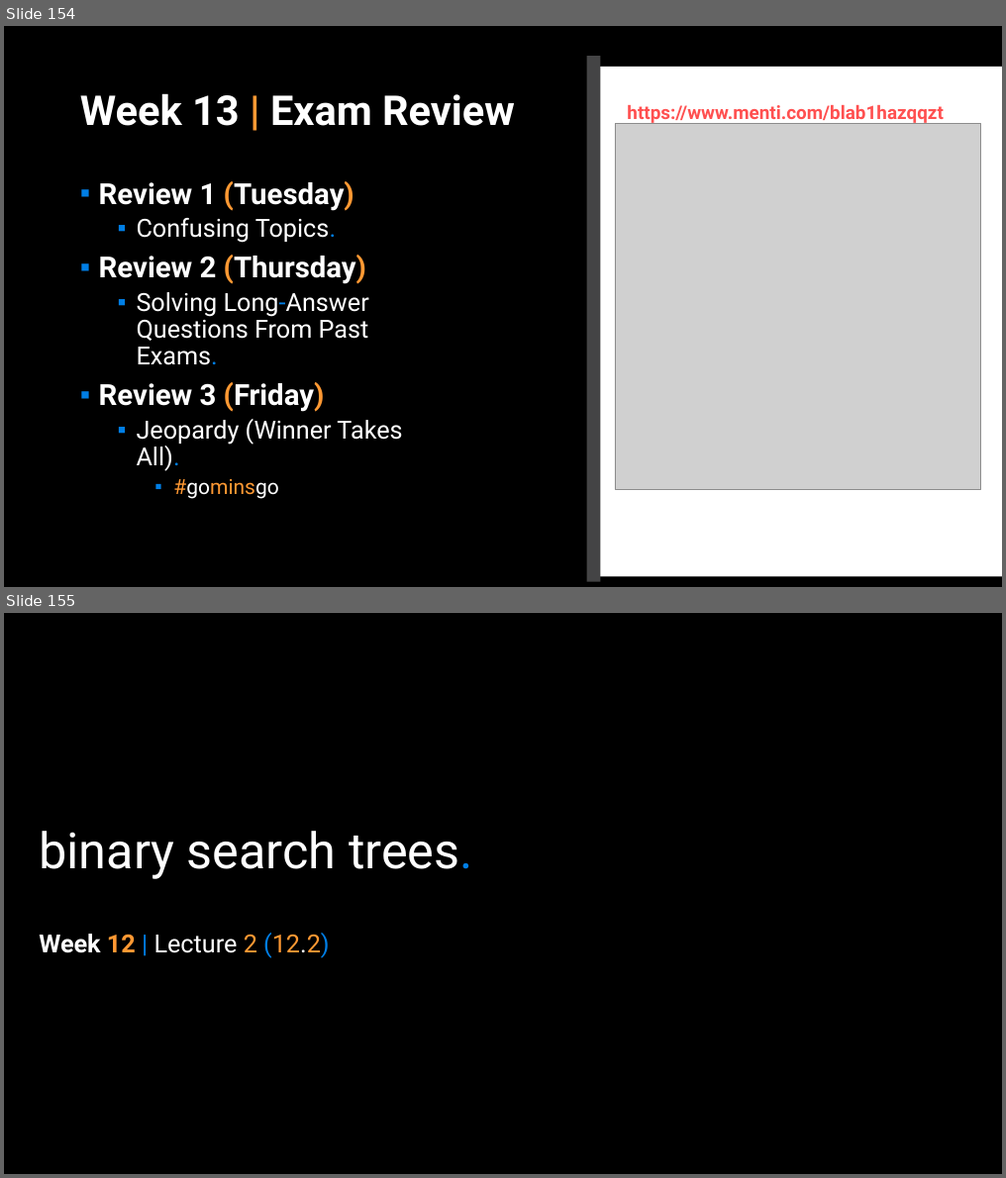
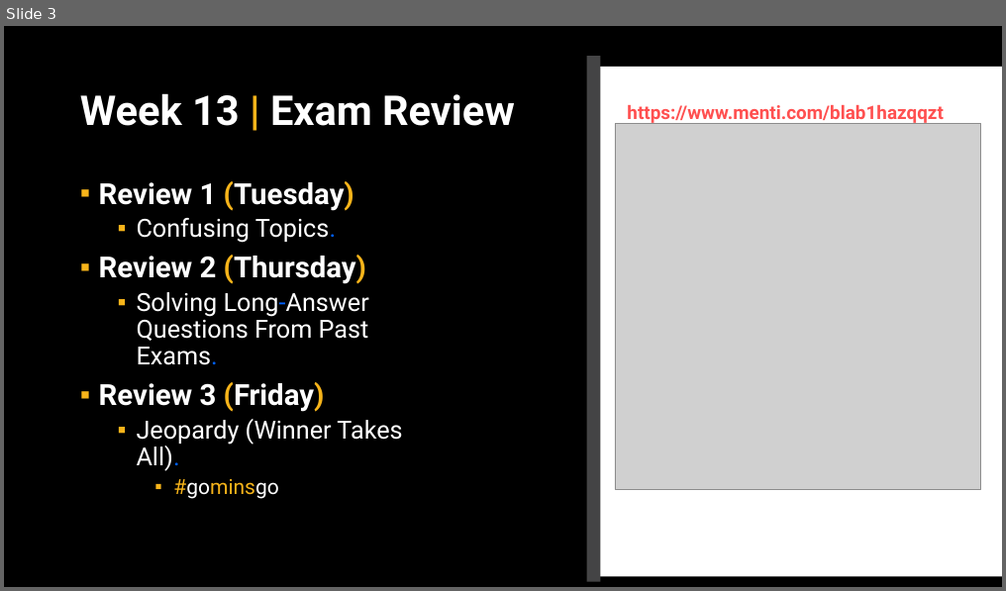
Before and after one commit to APS106/APS106-winter-2024-kinsella-goodfellow, a slide deck: lectures/week12/lecture2/slides/week12_lecture2.pptx. Shown one above the other, each under a label of ours: slides 154 and 155 before the commit, slide 3 after it. The pictures are 1006x1178 and 1006x591 pixels, drawn with LibreOffice and Linux fonts; fonts in the diff are those of the drawing; grey boxes stand for pictures; background and template pictures are left out. Boxes give left, top, right and bottom in pixels: in the first picture for what was removed or moved away, otherwise in the second. Text is boxed around its words. In the diff, an @@ line names an element or a change of style, - is before the commit and + after.

```diff
--- a/lectures/week12/lecture2/slides/week12_lecture2.pptx
+++ b/lectures/week12/lecture2/slides/week12_lecture2.pptx
@@ slide 155 removed at bbox=[4, 613, 1002, 1174], background picture (left out) @@
@@ title removed at bbox=[39, 831, 473, 879] @@
-binary search trees.
@@ subtitle removed at bbox=[39, 933, 330, 959] @@
-Week 12 | Lecture 2 (12.2)
@@ what was slide 154 is now slide 3 @@
@@ slide 3 changed as well @@
@@ title "Week 13 | Exam Review" at bbox=[80, 93, 515, 126]: text colour #FF9933 to #F7B41A in "|" @@
@@ text "Review 1 (Tuesday)" at bbox=[99, 181, 402, 499]: text colour #FF9933 to #F7B41A in "(Tuesday)", "(Thursday)", "(Friday)", "#gominsgo"; text colour #017EE5 to #0061FF in "Topics.", "Long-Answer Exams.", "All)."; bullet colour #007EE5 to #F7B41A @@
```
Also in this commit, not shown: 2 other slides changed, 1 slide added, 151 other slides removed, 7 other files.
